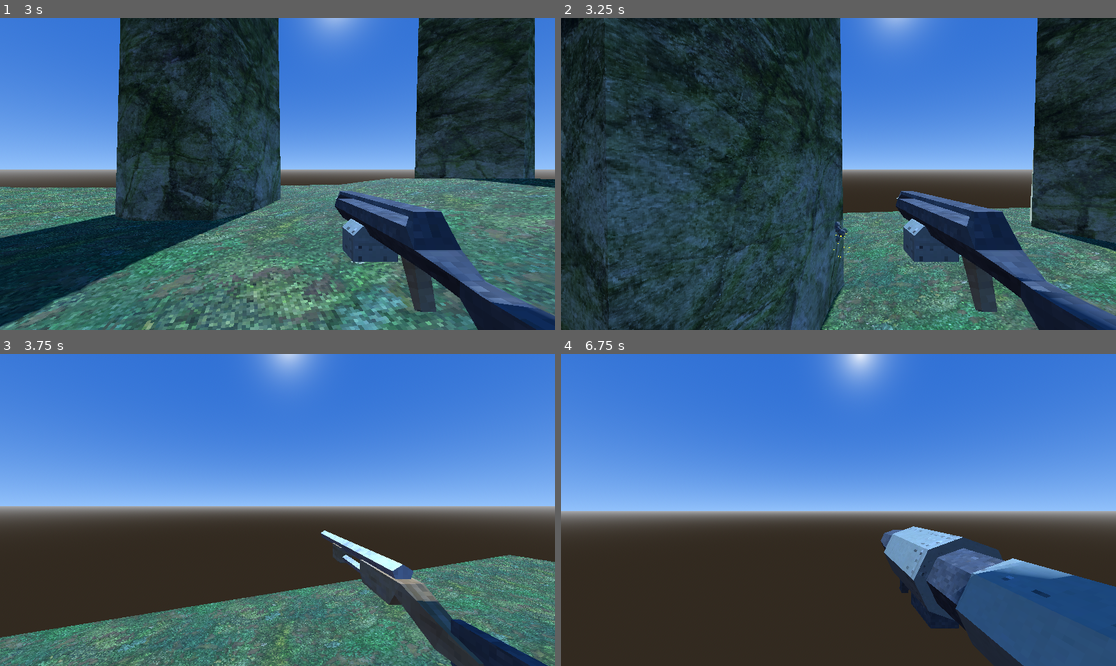
Above: before the commit, frames 1-4 (two rows, left to right).
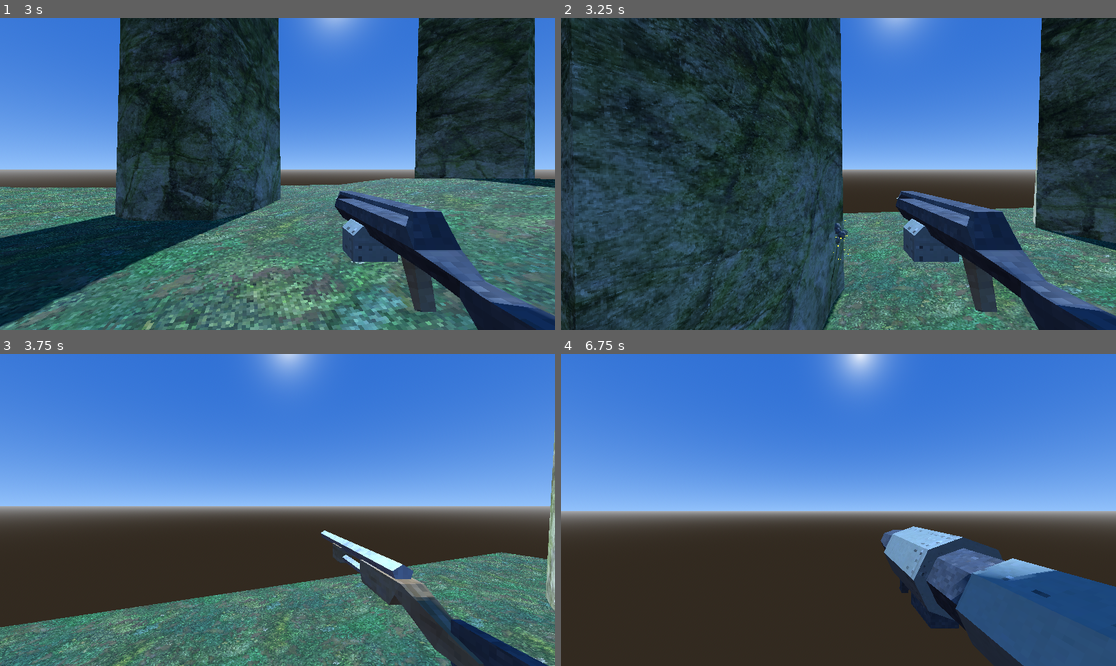
Above: after the commit, the same moments.

Repository: DavidWalshCode/Eldritch-Echoes
Game: Godot game, scene res://levels/level_1.tscn
The game is run twice, just before and just after one commit, with the same random seed, the same clock (stepped at 60 frames per second) and the same inputs.
Inputs (mouse positions are in pixels of both pictures, inside the frame that each line leads up to):
- Up to frame 1 (3 s): tap Enter at 0.5 s; move the mouse to (305, 174) at 0.52 s; press the mouse at (305, 174) at 0.53 s; hold W (move_forwards) from 0.53 s (still down); tap Space (jump) at 0.77, 1.52 s; move the mouse to (249, 174) at 1.27 s; release the mouse at (249, 174) at 1.28 s; click (249, 174) at 1.35 s; move the mouse to (288, 167) at 2.02 s; press the mouse at (288, 167) at 2.03 s; tap 1 at 2.1 s; move the mouse to (271, 180) at 2.77 s; release the mouse at (271, 180) at 2.78 s; tap 2 at 2.85 s
- Up to frame 2 (3.25 s): keep holding W (move_forwards); tap Space (jump) at 3.02 s; click (832, 180) at 3.05 s
- Up to frame 3 (3.75 s): keep holding W (move_forwards); move the mouse to (316, 513) at 3.52 s; press the mouse at (316, 513) at 3.53 s; tap 3 at 3.6 s
- Up to frame 4 (6.75 s): tap Space (jump) at 3.77, 4.52, 6.02 s; move the mouse to (794, 506) at 4.27 s; release the mouse at (794, 506) at 4.28 s; tap 4 at 4.35 s; click (794, 506) at 4.55 s; move the mouse to (844, 510) at 5.02 s; press the mouse at (844, 510) at 5.03 s; tap 5 at 5.1 s; move the mouse to (816, 503) at 5.77 s; release W (move_forwards) at 5.78 s; release the mouse at (816, 503) at 5.78 s; hold D (move_right) 5.78-6.53 s; tap 6 at 5.85 s; click (816, 503) at 6.05 s; move the mouse to (866, 510) at 6.52 s; press the mouse at (866, 510) at 6.53 s; hold W (move_forwards) from 6.53 s (still down); tap 7 at 6.6 s

Frame 1 is identical in both runs. In frame 2, 21% of the frame differs, in the area x 0-100%, y 0-100%; in frame 3, 13%; in frame 4, 0.4%.

Commit message:
Removing weapon jumping for now

Diff:
--- a/weapons/weapon.gd
+++ b/weapons/weapon.gd
@@ -48,10 +48,11 @@
 	animation_player.stop()
 	animation_player.play("attack")
 
+	# TESTING SHOOTING GIVES KNOCKBACK TO FLY, E.G. ROCKET JUMPING IN TF2
 	# Get camera direction at a normalised vector 3d
 	# Recoil is take the direction youre firing in, reverse it and add some factor amount to the velocity
-	var facing_direction = camera_3d.global_transform.basis.z
-	player.velocity += facing_direction * 5
+	# var facing_direction = camera_3d.global_transform.basis.z
+	# player.velocity += facing_direction * 5
 
 func recoil_knockback(recoil_knockback_power):
 	#recoil(power):
